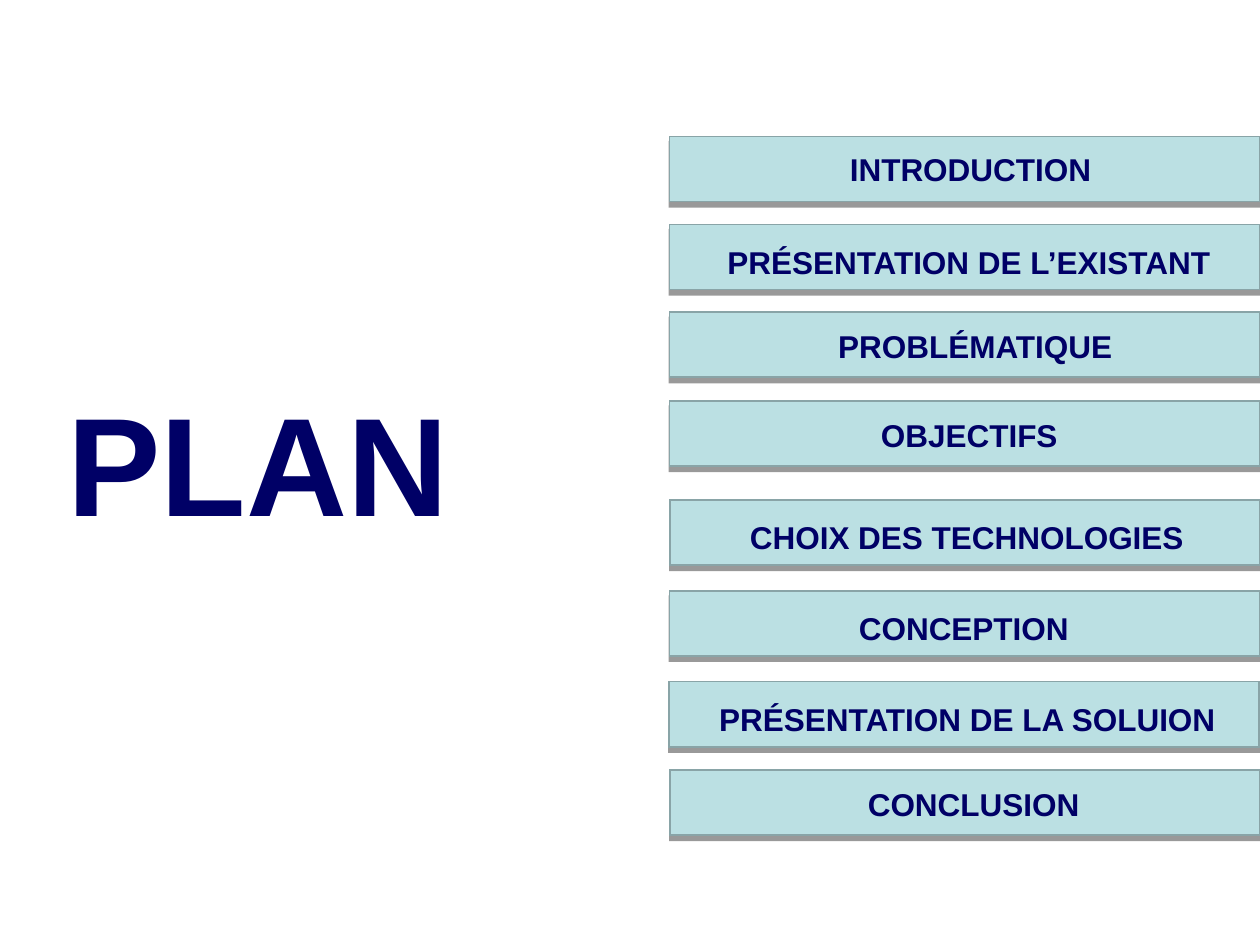
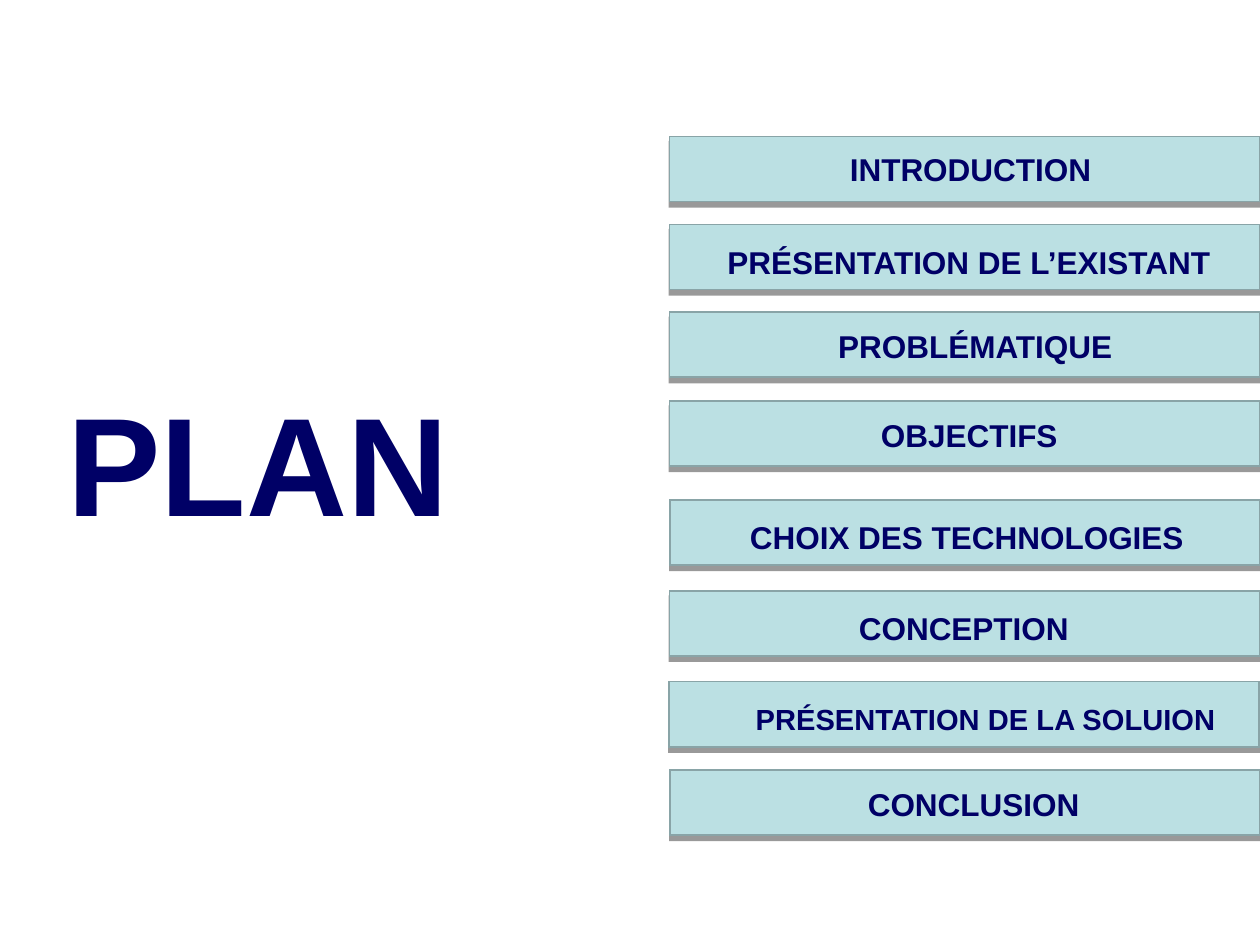
Before and after one commit to costany93/mymemory, a slide deck: slide 2 of 2186_curved_lines/2186.ppt. Drawn at 1260x945 pixels with LibreOffice and Linux fonts; fonts in the diff are those of the drawing; background and template pictures are left out. Boxes give left, top, right and bottom in pixels: in the first picture for what was removed or moved away, otherwise in the second. Text is boxed around its words. In the diff, an @@ line names an element or a change of style, - is before the commit and + after.

```diff
--- a/2186_curved_lines/2186.ppt
+++ b/2186_curved_lines/2186.ppt
@@ text "PRÉSENTATION DE LA SOLUION" at <box>756,707,1215,731</box>: size 18 to 16.6 pt @@
```
Also in this commit, not shown: 6 other slides changed, 4 slides added, 3 slides removed.
